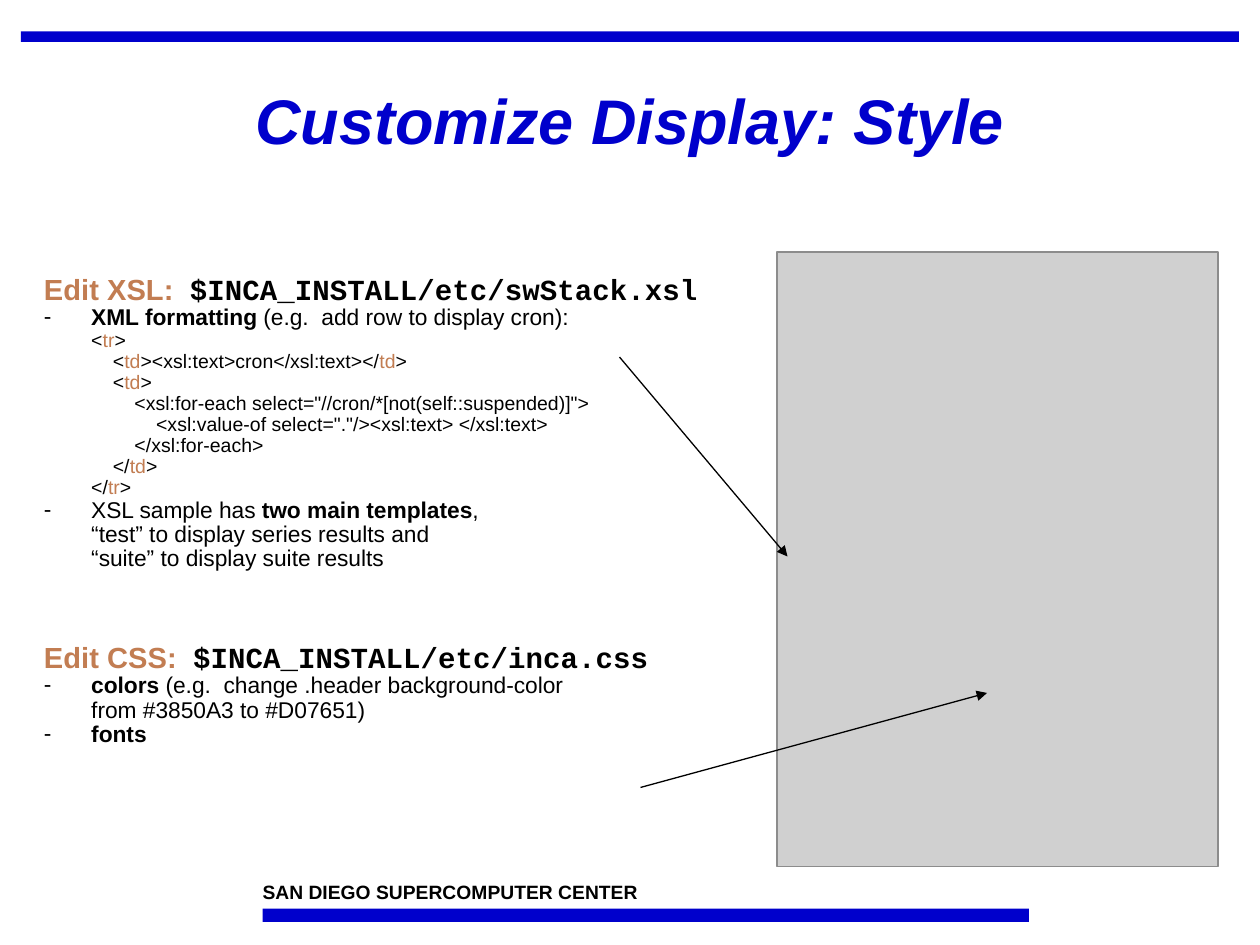
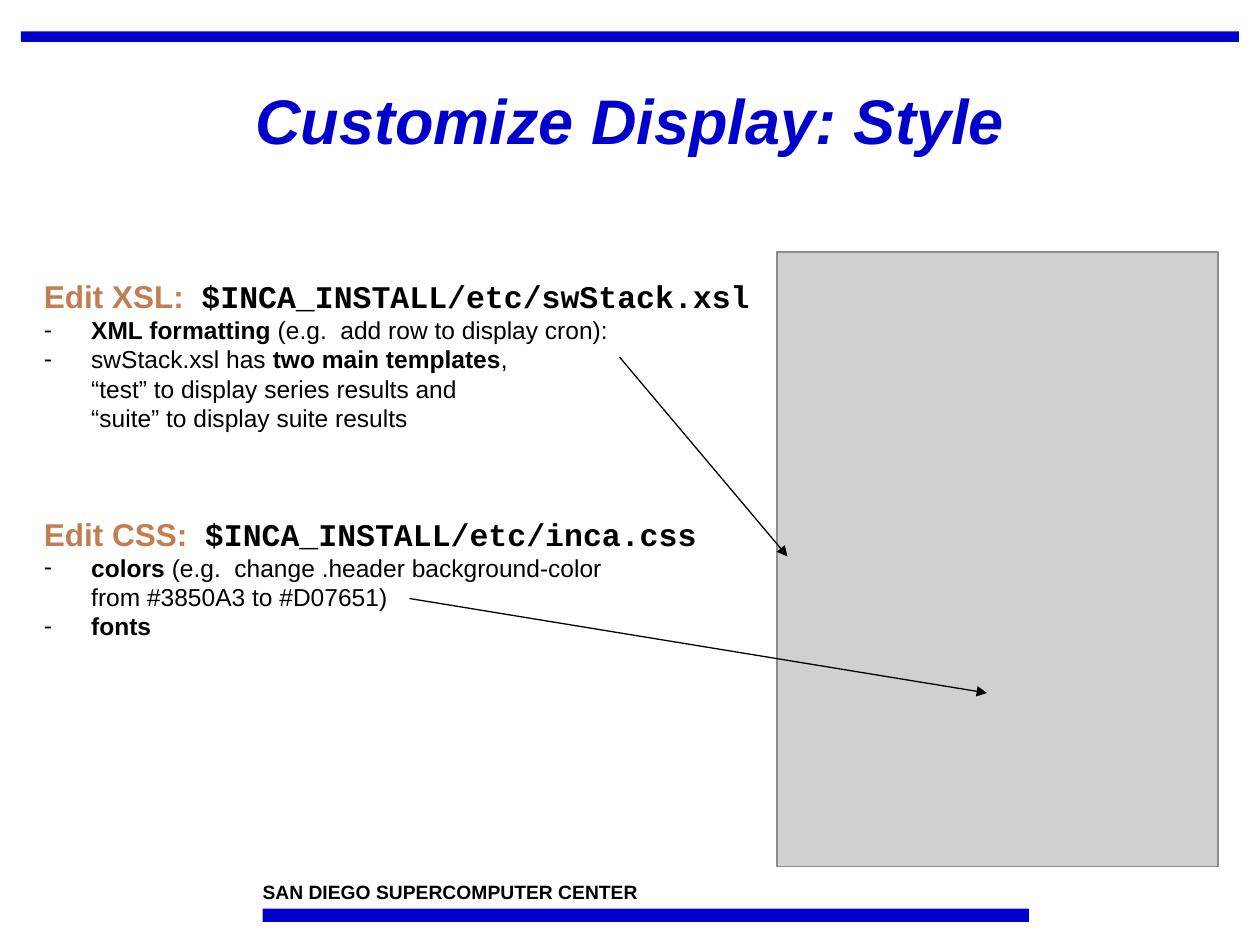
Before and after one commit to IncaProject/inca-xsede, a slide deck: slide 6 of talks/feb-06-workshop/dataConsumersHandsOn.ppt (slide 4 before the commit). Drawn at 1260x945 pixels with LibreOffice and Linux fonts; fonts in the diff are those of the drawing; grey boxes stand for pictures; background and template pictures are left out. Boxes give left, top, right and bottom in pixels: in the first picture for what was removed or moved away, otherwise in the second. Text is boxed around its words. In the diff, an @@ line names an element or a change of style, - is before the commit and + after.

```diff
--- a/talks/feb-06-workshop/dataConsumersHandsOn.ppt
+++ b/talks/feb-06-workshop/dataConsumersHandsOn.ppt
@@ text at bbox=[44, 285, 749, 636]: size 16.6 to 18 pt in "Edit XSL: $INCA_INSTALL/etc/swStack.xsl", "Edit CSS: $INCA_INSTALL/etc/inca.css"; size 12.9 to 14 pt in "colors (e.g. change .header background-color from #3850A3 ...", "fonts"; line spacing 0.75 to 0.85; line spacing 0.9 to 1 @@
@@ text at bbox=[91, 321, 608, 432]: text changed; size 11.1 to 14 pt @@
-– XML formatting (e.g. add row to display cron):
-  <tr>
-  <td><xsl:text>cron</xsl:text></td>
-  <td>
-  <xsl:for-each select="//cron/*[not(self::suspended)]">
-  <xsl:value-of select="."/><xsl:text> </xsl:text>
-  </xsl:for-each>
-  </td>
-  </tr>
-– XSL sample has two main templates,
-  “test” to display series results and
-  “suite” to display suite results
+– XML formatting (e.g. add row to display cron):
+– swStack.xsl has two main templates,
+  “test” to display series results and
+  “suite” to display suite results
@@ arrow moved from (640, 788) - (987, 693) to (410, 598) - (987, 693) @@
```
Also in this commit, not shown: 2 other slides changed, 2 slides added, 2 slides removed.
